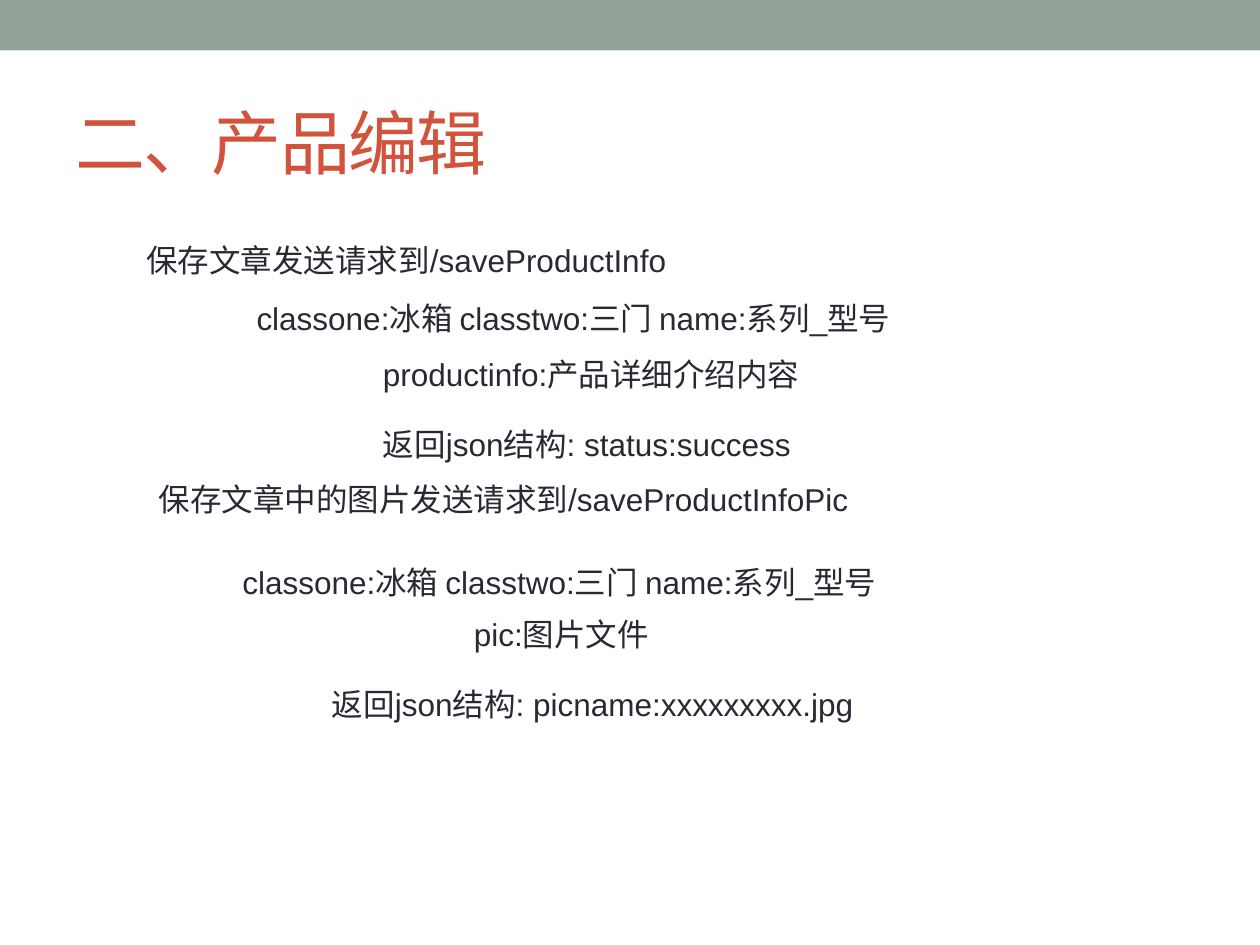
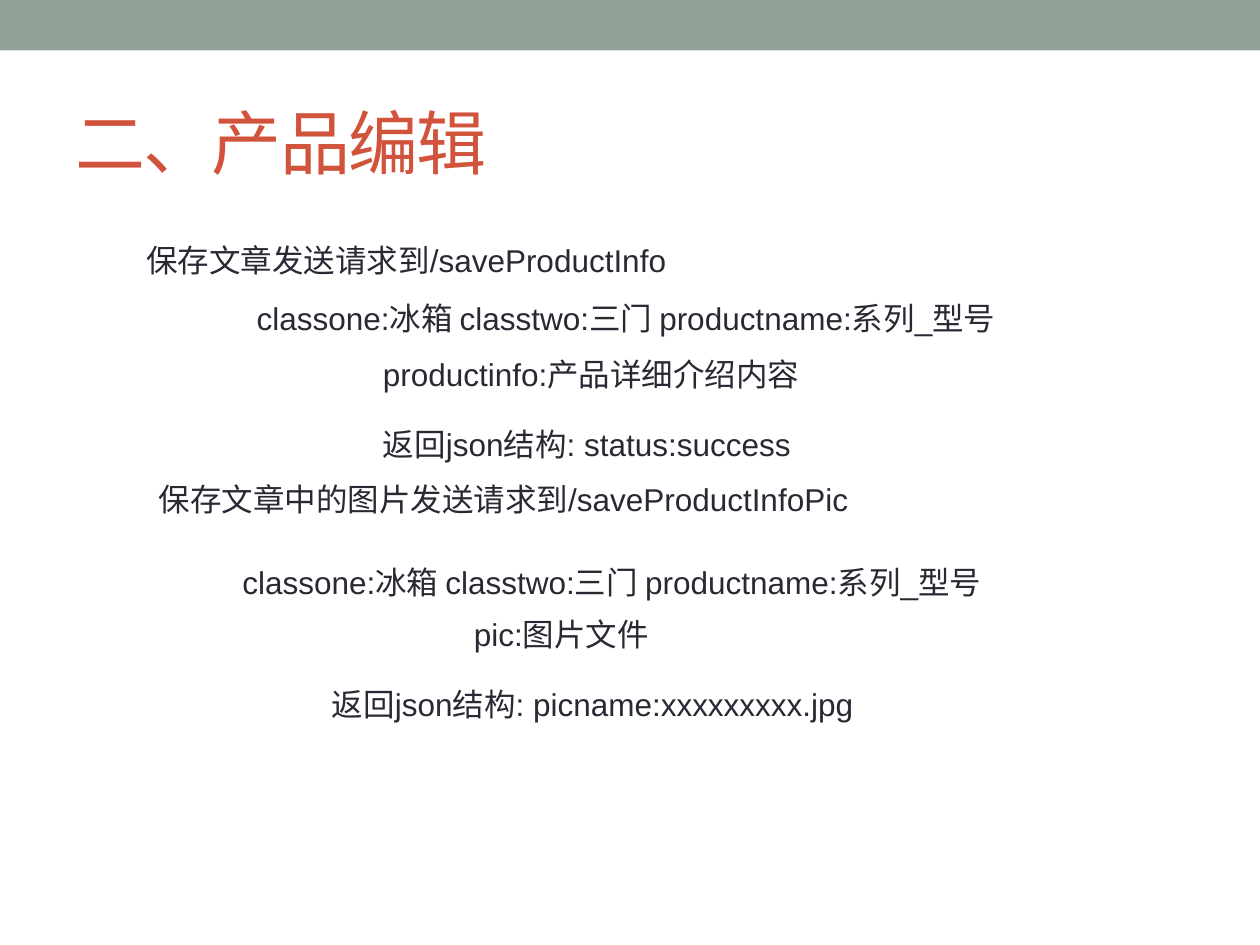
Before and after one commit to ChanSeaThink/LULLGREE, a slide deck: slide 16 of ZSGree前后端逻辑及接口.pptx. Drawn at 1260x945 pixels with LibreOffice and Linux fonts; fonts in the diff are those of the drawing. Boxes give left, top, right and bottom in pixels: in the first picture for what was removed or moved away, otherwise in the second. Text is boxed around its words. In the diff, an @@ line names an element or a change of style, - is before the commit and + after.

Commit message:
漏了两个。。。。

```diff
--- a/ZSGree前后端逻辑及接口.pptx
+++ b/ZSGree前后端逻辑及接口.pptx
@@ text at <box>257,305,995,336</box>: text changed @@
-classone:冰箱 classtwo:三门 name:系列_型号
+classone:冰箱 classtwo:三门 productname:系列_型号
@@ text at <box>242,569,981,600</box>: text changed @@
-classone:冰箱 classtwo:三门 name:系列_型号
+classone:冰箱 classtwo:三门 productname:系列_型号
```
